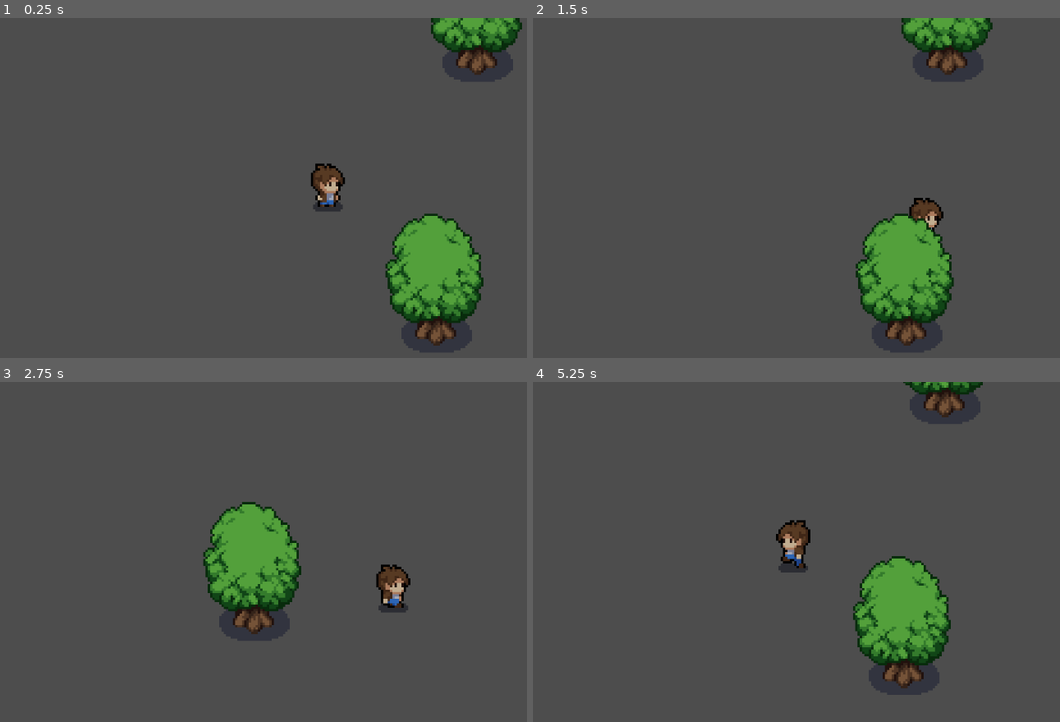
Above: before the commit, frames 1-4 (two rows, left to right).
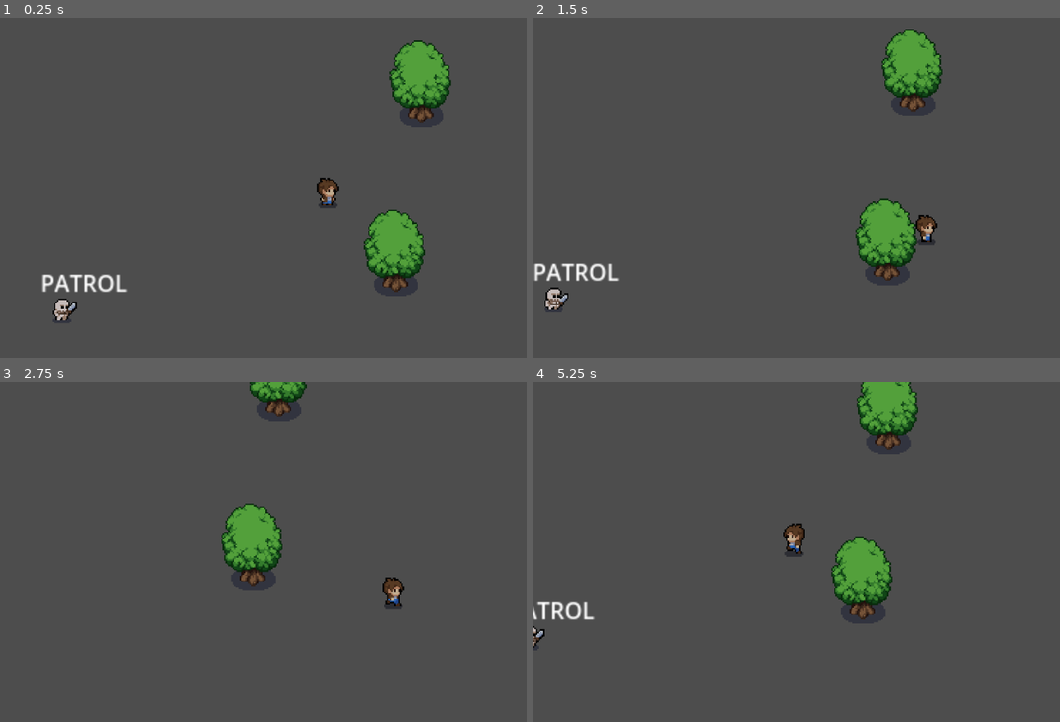
Above: after the commit, the same moments.

Repository: jg-rockesheller/mystic-woods
Game: Godot game, scene res://world.tscn
The game is run twice, just before and just after one commit, with the same random seed, the same clock (stepped at 60 frames per second) and the same inputs. Before the commit the project has no main scene; this scene is started directly in both runs.
Inputs:
- Up to frame 1 (0.25 s): no input
- Up to frame 2 (1.5 s): hold D (Move Right) 0.53-1.28 s; hold J (attack, bound only after the commit) 0.53-1.28 s; tap Space (dash, bound only after the commit) at 0.8, 1.35 s; hold S (Move Down) from 1.28 s (still down)
- Up to frame 3 (2.75 s): tap J (attack, bound only after the commit) at 1.55 s; release S (Move Down) at 2.03 s; hold D (Move Right) from 2.03 s (still down); hold J (attack, bound only after the commit) from 2.03 s (still down); tap Space (dash, bound only after the commit) at 2.3 s
- Up to frame 4 (5.25 s): release D (Move Right) at 2.78 s; release J (attack, bound only after the commit) at 2.78 s; hold W (Move Up) 2.78-3.53 s; tap Space (dash, bound only after the commit) at 2.85, 3.8, 4.35 s; tap J (attack, bound only after the commit) at 3.05, 4.55 s; hold J (attack, bound only after the commit) 3.53-4.28 s; hold A (Move Left) 3.53-5.03 s; hold S (Move Down) from 5.03 s (still down); hold J (attack, bound only after the commit) from 5.03 s (still down)

The runs differ from the first frame. In frame 1, 13% of the frame differs, in the area x 7-100%, y 0-99%; in frame 2, 11%; in frame 3, 6.3%; in frame 4, 11%.

Commit message:
working on stealth system

Diff:
--- a/player.gd
+++ b/player.gd
@@ -8,6 +8,12 @@
 	velocity = dir * run_speed
 	move_and_slide()
 
+	if Input.is_action_just_pressed("dash"):
+		dash()
+	elif Input.is_action_pressed("attack"):
+		print("attack")
+		# TODO: implement, add cooldowns
+
 	if velocity.x != 0:
 		$Sprite2D.flip_h = velocity.x < 0
 
@@ -15,3 +21,7 @@
 		$AnimationPlayer.play("Running")
 	else:
 		$AnimationPlayer.play("Idle")
+
+func dash() -> void:
+	position += velocity * 0.25
+	# TODO: cooldowns, afterimages that if the enemy attacks will stun them
--- a/player.tscn
+++ b/player.tscn
@@ -62,6 +62,8 @@
 size = Vector2(8, 4)
 
 [node name="Player" type="CharacterBody2D"]
+collision_layer = 2
+motion_mode = 1
 script = ExtResource("1_cgjdc")
 
 [node name="Sprite2D" type="Sprite2D" parent="."]
@@ -78,7 +80,7 @@
 autoplay = "Idle"
 
 [node name="Camera2D" type="Camera2D" parent="."]
-zoom = Vector2(4, 4)
+zoom = Vector2(2.5, 2.5)
 drag_horizontal_enabled = true
 drag_vertical_enabled = true
 
--- a/project.godot
+++ b/project.godot
@@ -11,8 +11,13 @@
 [application]
 
 config/name="Mystic Woods"
+run/main_scene="res://world.tscn"
 config/features=PackedStringArray("4.3", "Forward Plus")
 config/icon="res://icon.svg"
+
+[global_group]
+
+"Transparent When Behind"="Turns the parent transparent when the player is behind this area."
 
 [input]
 
@@ -36,3 +41,20 @@
 "events": [Object(InputEventKey,"resource_local_to_scene":false,"resource_name":"","device":-1,"window_id":0,"alt_press …(192 unchanged characters)…
 ]
 }
+dash={
+"deadzone": 0.5,
+"events": [Object(InputEventKey,"resource_local_to_scene":false,"resource_name":"","device":-1,"window_id":0,"alt_pressed":false,"shift_pressed":false,"ctrl_pressed":false,"meta_pressed":false,"pressed":false,"keycode":0,"physical_keycode":32,"key_label":0,"unicode":32,"location":0,"echo":false,"script":null)
+]
+}
+attack={
+"deadzone": 0.5,
+"events": [Object(InputEventKey,"resource_local_to_scene":false,"resource_name":"","device":-1,"window_id":0,"alt_pressed":false,"shift_pressed":false,"ctrl_pressed":false,"meta_pressed":false,"pressed":false,"keycode":0,"physical_keycode":74,"key_label":0,"unicode":106,"location":0,"echo":false,"script":null)
+]
+}
+
+[layer_names]
+
+2d_physics/layer_1="World"
+2d_physics/layer_2="Player"
+2d_physics/layer_3="Enemies"
+2d_physics/layer_4="Items"
--- /dev/null
+++ b/skeleton.gd
@@ -0,0 +1,78 @@
+extends CharacterBody2D
+class_name Skeleton
+
+var player: Node2D
+
+var health: int = 3
+
+@export var walk_speed: int = 50
+enum States {PATROL, CHASE, ATTACK, HURT, DEAD}
+var state: States = States.PATROL
+
+@export var patrol_route: Array[Vector2] = []
+@export var alert: bool = false
+
+
+func _physics_process(_delta: float) -> void:
+	choose_action()
+	move_and_slide()
+
+
+func _on_attack_area_body_entered(_body: Node2D) -> void:
+	state = States.ATTACK
+
+
+func _on_attack_area_body_exited(_body: Node2D) -> void:
+	state = States.CHASE
+
+
+func _on_chase_area_body_entered(body: Node2D) -> void:
+	player = body
+	if state != States.ATTACK: state = States.CHASE
+	alert = true
+	$AlertTimer.start(0)
+
+
+func _on_chase_area_body_exited(_body: Node2D) -> void:
+	if alert == false: state = States.PATROL
+
+
+func choose_action() -> void:
+	$Label.text = States.keys()[state]
+	print(States.keys()[state])
+	if $AnimationPlayer.current_animation != "Attack":
+		match state:
+			States.PATROL:
+				$AnimationPlayer.play("Idle")
+				velocity = Vector2.ZERO
+				patrol()
+			States.CHASE:
+				if self.global_position.distance_to(player.global_position) >= 275:
+					alert = false
+					$AlertTimer.stop()
+					state = States.PATROL
+
+				$AnimationPlayer.play("Running")
+				velocity = position.direction_to(player.position) * walk_speed
+				if velocity.x != 0:
+					transform.x.x = sign(velocity.x)
+			States.ATTACK:
+				velocity = Vector2.ZERO
+				transform.x.x = sign(player.position.x - position.x)
+				$AnimationPlayer.play("Attack")
+	if state != States.PATROL: stop_patrol()
+
+
+func patrol() -> void:
+	$ChaseArea/CollisionShape2D.position = Vector2(82.5, -10)
+	# TODO: go on patrols
+
+
+func stop_patrol() -> void:
+	$ChaseArea/CollisionShape2D.position = Vector2(0, 0)
+	# TODO: stop following path2d
+
+
+func _on_alert_timer_timeout() -> void:
+	alert = false
+	print("timeout")
--- /dev/null
+++ b/skeleton.tscn
@@ -0,0 +1,189 @@
+[gd_scene load_steps=13 format=3 uid="uid://d4gjydajersap"]
+
+[ext_resource type="Script" path="res://skeleton.gd" id="1_eg8kq"]
+[ext_resource type="Texture2D" uid="uid://i0div3ni7hp0" path="res://mystic_woods_assets/sprites/characters/skeleton.png" id="1_vi1xk"]
+
+[sub_resource type="Animation" id="Animation_ys34i"]
+resource_name = "Attack"
+length = 0.75
+tracks/0/type = "value"
+tracks/0/imported = false
+tracks/0/enabled = true
+tracks/0/path = NodePath("Sprite2D:frame")
+tracks/0/interp = 1
+tracks/0/loop_wrap = true
+tracks/0/keys = {
+"times": PackedFloat32Array(0, 0.4, 0.433333),
+"transitions": PackedFloat32Array(1, 1, 1),
+"update": 0,
+"values": [12, 16, 1]
+}
+tracks/1/type = "value"
+tracks/1/imported = false
+tracks/1/enabled = true
+tracks/1/path = NodePath("Hurtbox/CollisionShape2D:disabled")
+tracks/1/interp = 1
+tracks/1/loop_wrap = true
+tracks/1/keys = {
+"times": PackedFloat32Array(0, 0.333333, 0.366667, 0.4),
+"transitions": PackedFloat32Array(1, 1, 1, 1),
+"update": 1,
+"values": [false, true, false, false]
+}
+
+[sub_resource type="Animation" id="Animation_rpay8"]
+resource_name = "Death"
+length = 0.5
+tracks/0/type = "value"
+tracks/0/imported = false
+tracks/0/enabled = true
+tracks/0/path = NodePath("Sprite2D:frame")
+tracks/0/interp = 1
+tracks/0/loop_wrap = true
+tracks/0/keys = {
+"times": PackedFloat32Array(0, 0.5),
+"transitions": PackedFloat32Array(1, 1),
+"update": 0,
+"values": [24, 28]
+}
+
+[sub_resource type="Animation" id="Animation_xgf4y"]
+resource_name = "Idle"
+loop_mode = 1
+tracks/0/type = "value"
+tracks/0/imported = false
+tracks/0/enabled = true
+tracks/0/path = NodePath("Sprite2D:frame")
+tracks/0/interp = 1
+tracks/0/loop_wrap = true
+tracks/0/keys = {
+"times": PackedFloat32Array(0, 1),
+"transitions": PackedFloat32Array(1, 1),
+"update": 0,
+"values": [0, 4]
+}
+
+[sub_resource type="Animation" id="Animation_51j77"]
+length = 0.001
+tracks/0/type = "value"
+tracks/0/imported = false
+tracks/0/enabled = true
+tracks/0/path = NodePath("Sprite2D:frame")
+tracks/0/interp = 1
+tracks/0/loop_wrap = true
+tracks/0/keys = {
+"times": PackedFloat32Array(0),
+"transitions": PackedFloat32Array(1),
+"update": 1,
+"values": [0]
+}
+tracks/1/type = "value"
+tracks/1/imported = false
+tracks/1/enabled = true
+tracks/1/path = NodePath("Hurtbox/CollisionShape2D:disabled")
+tracks/1/interp = 1
+tracks/1/loop_wrap = true
+tracks/1/keys = {
+"times": PackedFloat32Array(0),
+"transitions": PackedFloat32Array(1),
+"update": 1,
+"values": [false]
+}
+
+[sub_resource type="Animation" id="Animation_dpke8"]
+resource_name = "Running"
+length = 0.7
+loop_mode = 1
+tracks/0/type = "value"
+tracks/0/imported = false
+tracks/0/enabled = true
+tracks/0/path = NodePath("Sprite2D:frame")
+tracks/0/interp = 1
+tracks/0/loop_wrap = true
+tracks/0/keys = {
+"times": PackedFloat32Array(0, 0.7),
+"transitions": PackedFloat32Array(1, 1),
+"update": 0,
+"values": [5, 11]
+}
+
+[sub_resource type="AnimationLibrary" id="AnimationLibrary_pvktf"]
+_data = {
+"Attack": SubResource("Animation_ys34i"),
+"Death": SubResource("Animation_rpay8"),
+"Idle": SubResource("Animation_xgf4y"),
+"RESET": SubResource("Animation_51j77"),
+"Running": SubResource("Animation_dpke8")
+}
+
+[sub_resource type="RectangleShape2D" id="RectangleShape2D_d20j5"]
+size = Vector2(8, 4)
+
+[sub_resource type="CircleShape2D" id="CircleShape2D_7q64b"]
+radius = 88.0227
+
+[sub_resource type="CircleShape2D" id="CircleShape2D_my0gy"]
+radius = 12.0
+
+[sub_resource type="RectangleShape2D" id="RectangleShape2D_p63da"]
+size = Vector2(17, 34)
+
+[node name="Skeleton" type="CharacterBody2D"]
+collision_layer = 4
+collision_mask = 2
+motion_mode = 1
+script = ExtResource("1_eg8kq")
+
+[node name="Sprite2D" type="Sprite2D" parent="."]
+texture_filter = 1
+texture = ExtResource("1_vi1xk")
+offset = Vector2(0.5, -22)
+hframes = 6
+vframes = 5
+
+[node name="AnimationPlayer" type="AnimationPlayer" parent="."]
+libraries = {
+"": SubResource("AnimationLibrary_pvktf")
+}
+autoplay = "Idle"
+
+[node name="CollisionShape2D" type="CollisionShape2D" parent="."]
+position = Vector2(0, -2)
+shape = SubResource("RectangleShape2D_d20j5")
+
+[node name="Label" type="Label" parent="."]
+offset_left = -15.0
+offset_top = -38.0
+offset_right = 25.0
+offset_bottom = -15.0
+text = "test"
+
+[node name="ChaseArea" type="Area2D" parent="."]
+collision_mask = 2
+
+[node name="CollisionShape2D" type="CollisionShape2D" parent="ChaseArea"]
+rotation = 1.5708
+shape = SubResource("CircleShape2D_7q64b")
+
+[node name="AttackArea" type="Area2D" parent="."]
+collision_mask = 2
+
+[node name="CollisionShape2D" type="CollisionShape2D" parent="AttackArea"]
+position = Vector2(16, -7)
+shape = SubResource("CircleShape2D_my0gy")
+
+[node name="Hurtbox" type="Area2D" parent="."]
+
+[node name="CollisionShape2D" type="CollisionShape2D" parent="Hurtbox"]
+position = Vector2(18, -9)
+shape = SubResource("RectangleShape2D_p63da")
+
+[node name="AlertTimer" type="Timer" parent="."]
+wait_time = 30.0
+one_shot = true
+
+[connection signal="body_entered" from="ChaseArea" to="." method="_on_chase_area_body_entered"]
+[connection signal="body_exited" from="ChaseArea" to="." method="_on_chase_area_body_exited"]
+[connection signal="body_entered" from="AttackArea" to="." method="_on_attack_area_body_entered"]
+[connection signal="body_exited" from="AttackArea" to="." method="_on_attack_area_body_exited"]
+[connection signal="timeout" from="AlertTimer" to="." method="_on_alert_timer_timeout"]
--- a/world.tscn
+++ b/world.tscn
@@ -1,6 +1,7 @@
-[gd_scene load_steps=3 format=3 uid="uid://csukb5bqk6wu5"]
+[gd_scene load_steps=4 format=3 uid="uid://csukb5bqk6wu5"]
 
 [ext_resource type="PackedScene" uid="uid://1du6oewnrbo4" path="res://player.tscn" id="2_wfrjb"]
+[ext_resource type="PackedScene" uid="uid://d4gjydajersap" path="res://skeleton.tscn" id="3_7ne3s"]
 [ext_resource type="PackedScene" uid="uid://dtr13bjhg4t7g" path="res://tree.tscn" id="3_acedn"]
 
 [node name="World" type="Node2D"]
@@ -13,3 +14,6 @@
 
 [node name="Tree2" parent="." instance=ExtResource("3_acedn")]
 position = Vector2(47, 66)
+
+[node name="Skeleton" parent="." instance=ExtResource("3_7ne3s")]
+position = Vector2(-187, 83)
